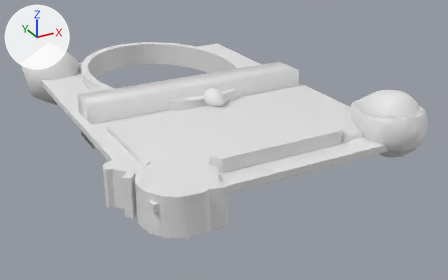
An edit to the Blender file assets/models/minion/minion.blend, drawn before and after from the same camera.
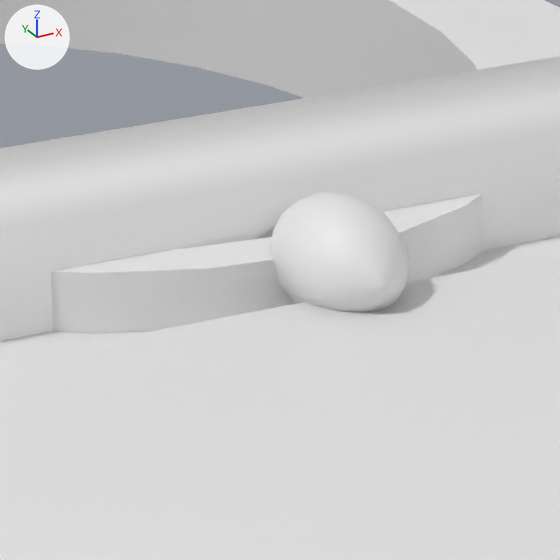
The first picture shows the older version from a 50 mm camera at (-3.27, -6.68, 2.73) aimed at (0.24, -0.3, -0.46). The close-ups show both versions on the part from 36% to 56% of the width and 21% to 52% of the height of that picture; other places that the commit changed are outside them. Arrows for +X, +Y and +Z are at upper left; the lights stay in place. Materials are left out; every surface is plain grey.

In view in the first close-up: 'Card', 'Frame.002', 'Name', 'Rarity', 'Text', 'Tribe'.
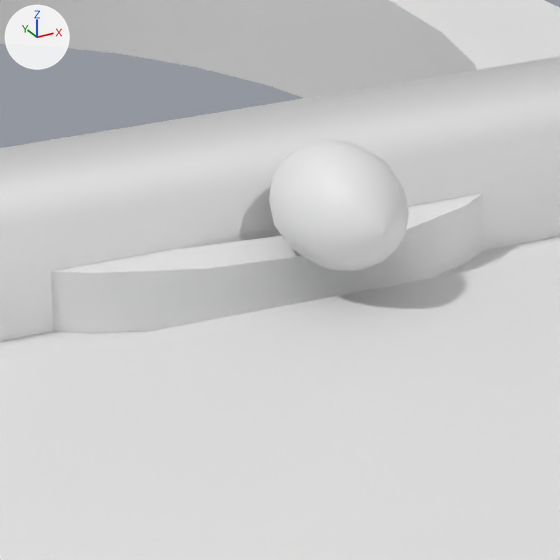
Edits to the bpy script that builds the scene:
```text
Change ob_rarity:
    ob_rarity.location: (0.055, -0.578, 0.163) -> (0.055, -0.578, 0.269)
```

Changed parts and their boxes [x1, y1, x2, y2] in the close-ups (560 x 560 px):
'Rarity', moved: before [270, 192, 409, 312]; after [269, 140, 409, 271]
